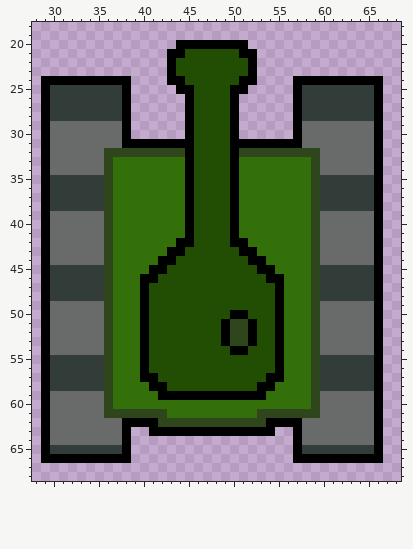
Sprite sheet -- assets/tank/Sprite-0001.png. Above, as it was before the edit.
The file is 100x100 pixels. Colours within 5 levels of each other are drawn and written as one. Shown: x 28..68, y 18..68.
The result:
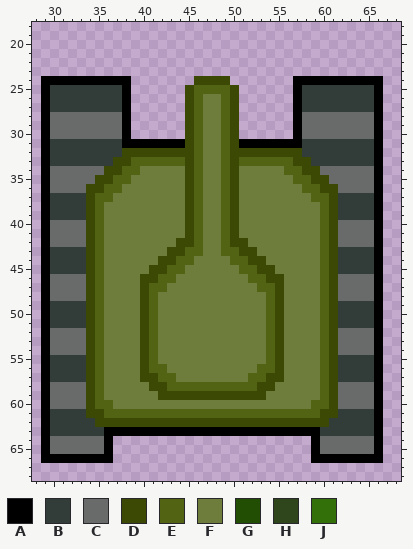
Palette (. is transparent): A #000000  B #323c39  C #696a6a  D #3b4905  E #526314  F #6f7d3c  G #224e03  H #2f451b  J #34700a
Edits made:
Changed rows in their new state; - is an unchanged pixel.
first column x 30:
20 --------------........--------------
21 -------------..........-------------
22 -------------..........-------------
23 -------------..........-------------
24 -------------...DDDD...-------------
25 --------------.DEEEED.--------------
26 ---------------DEFFED---------------
27 ---------------DEFFED---------------
28 CCCCCCCC-------DEFFED-------CCCCCCCC
29 ---------------DEFFED---------------
30 ---------------DEFFED---------------
31 BBBBBBBB-------DEFFED-------BBBBBBBB
32 BBBBBBBBDDDDDDDDEFFEDDDDDDDDBBBBBBBB
33 BBBBBBBDDEEEEEEDEFFEDEEEEEEDDBBBBBBB
34 ------DDEEFFFFFDEFFEDFFFFFEEDD------
35 CCCCCDDEEFFFFFFDEFFEDFFFFFFEEDDCCCCC
36 CCCCDDEEFFFFFFFDEFFEDFFFFFFFEEDDCCCC
37 ----DEEFFFFFFFFDEFFEDFFFFFFFFEED----
38 ----DEFFFFFFFFFDEFFEDFFFFFFFFFED----
39 BBBBDEFFFFFFFFFDEFFEDFFFFFFFFFEDBBBB
40 ----DEFFFFFFFFFDEFFEDFFFFFFFFFED----
41 ----DEFFFFFFFFFDEFFEDFFFFFFFFFED----
42 ----DEFFFFFFFFDDEFFEDDFFFFFFFFED----
43 BBBBDEFFFFFFFDDEEFFEEDDFFFFFFFEDBBBB
44 BBBBDEFFFFFFDDEEFFFFEEDDFFFFFFEDBBBB
45 ----DEFFFFFDDEEFFFFFFEEDDFFFFFED----
46 CCCCDEFFFFDDEEFFFFFFFFEEDDFFFFEDCCCC
47 CCCCDEFFFFDEEFFFFFFFFFFEEDFFFFEDCCCC
48 CCCCDEFFFFDEFFFFFFFFFFFFEDFFFFEDCCCC
49 BBBBDEFFFFDEFFFFFFFFFFFFEDFFFFEDBBBB
50 BBBBDEFFFFDEFFFFFFFFFFFFEDFFFFEDBBBB
51 BBBBDEFFFFDEFFFFFFFFFFFFEDFFFFEDBBBB
52 ----DEFFFFDEFFFFFFFFFFFFEDFFFFED----
53 ----DEFFFFDEFFFFFFFFFFFFEDFFFFED----
54 ----DEFFFFDEFFFFFFFFFFFFEDFFFFED----
55 ----DEFFFFDEFFFFFFFFFFFFEDFFFFED----
56 ----DEFFFFDEEFFFFFFFFFFEEDFFFFED----
57 ----DEFFFFDDEEFFFFFFFFEEDDFFFFED----
58 CCCCDEFFFFFDDEEEEEEEEEEDDFFFFFEDCCCC
59 ----DEFFFFFFDDDDDDDDDDDDFFFFFFED----
60 ----DEEFFFFFFFFFFFFFFFFFFFFFFEED----
61 BBBBDDEEEEEEEEEEEEEEEEEEEEEEEEDDBBBB
62 BBBBBDDDDDDDDDDDDDDDDDDDDDDDDDDBBBBB
63 BBBBBBAA-AA--------------AA-AABBBBBB
64 ------A..------------------..A------
65 CCCCCCA..------------------..ACCCCCC
66 -------..------------------..-------
Changed places in both pictures, as pixel boxes (x1, y1, x2, y2):
changed: (50, 40, 374, 463)
